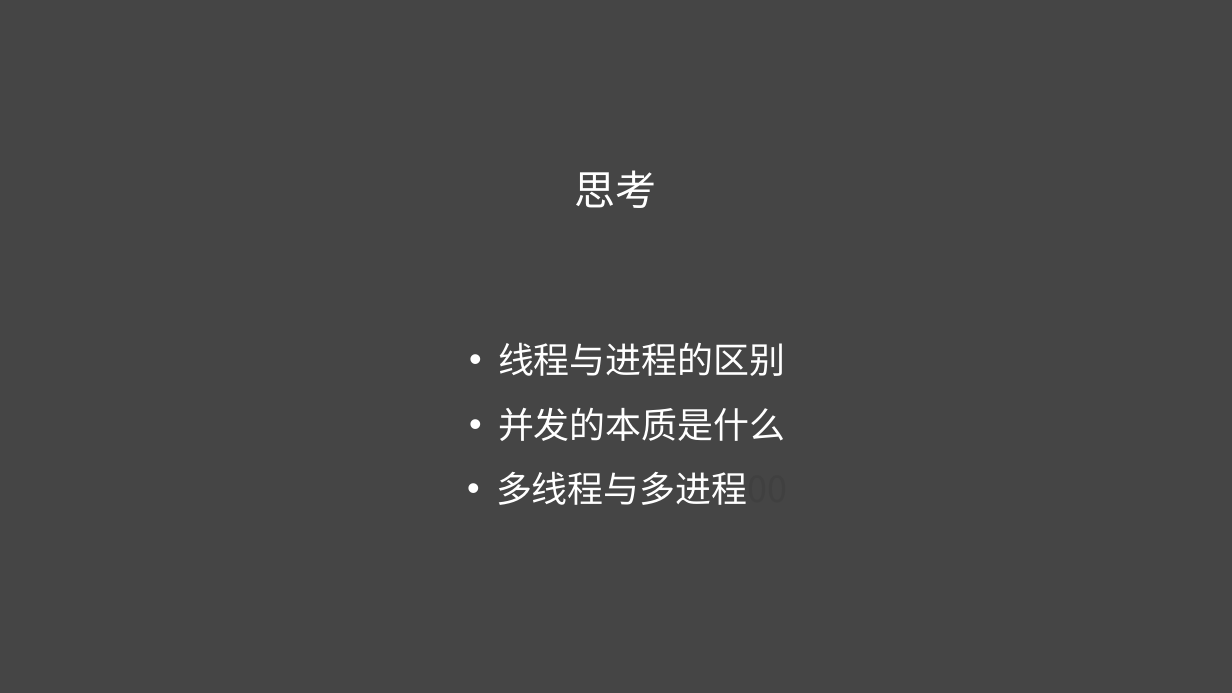
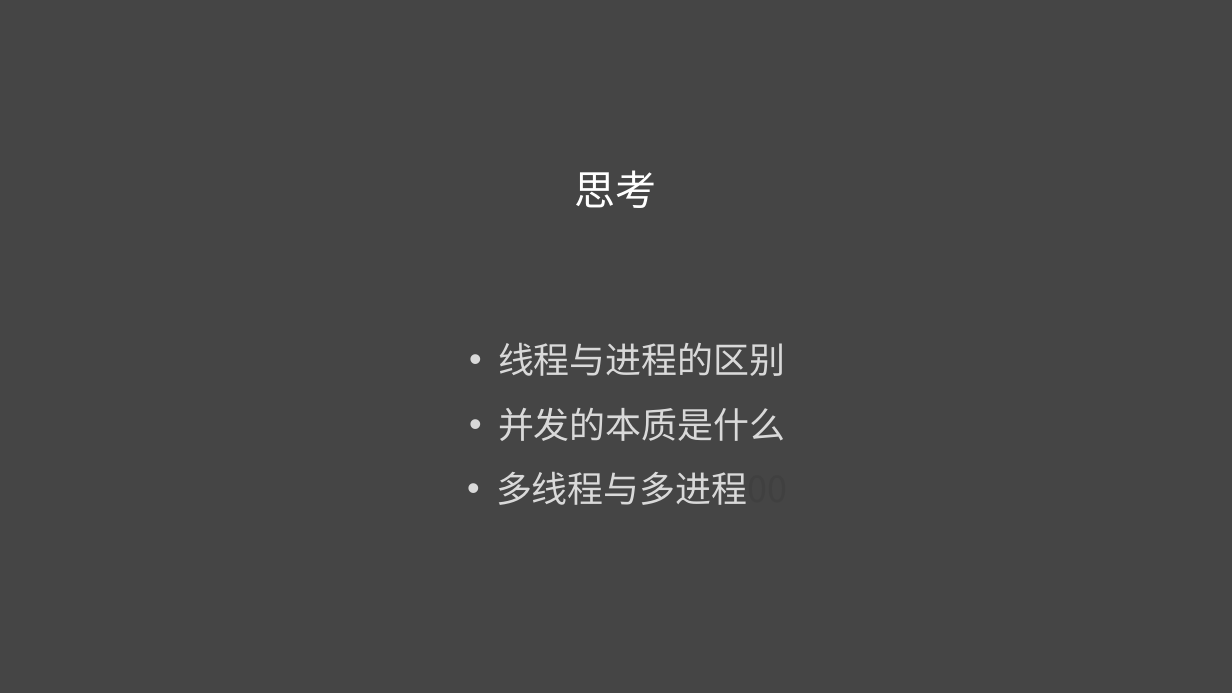
Before and after one commit to liuweiGL/share, a slide deck: slide 6 of ppt/JavaScript基础二.pptx. Drawn at 1232x693 pixels with LibreOffice and Linux fonts; fonts in the diff are those of the drawing. Boxes give left, top, right and bottom in pixels: in the first picture for what was removed or moved away, otherwise in the second. Text is boxed around its words. In the diff, an @@ line names an element or a change of style, - is before the commit and + after.

```diff
--- a/ppt/JavaScript基础二.pptx
+++ b/ppt/JavaScript基础二.pptx
@@ text "线程与进程的区别" at (496, 343, 787, 505): text colour #FFFFFF to #D9D9D9 @@
```
Also in this commit, not shown: 3 other slides changed, 15 slides added, 2 slides removed.
